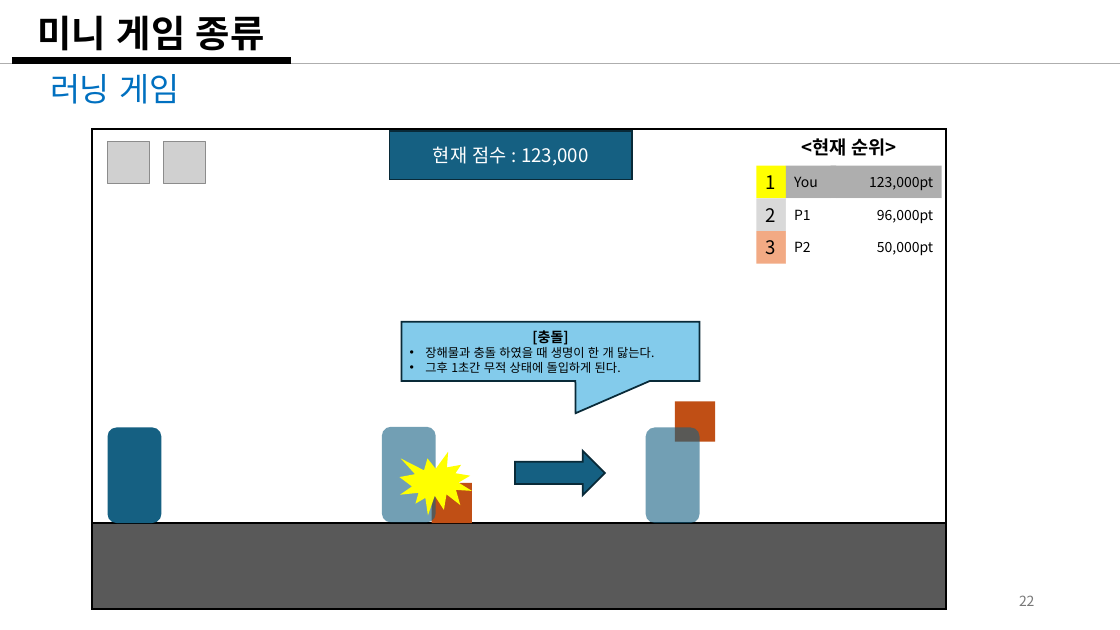
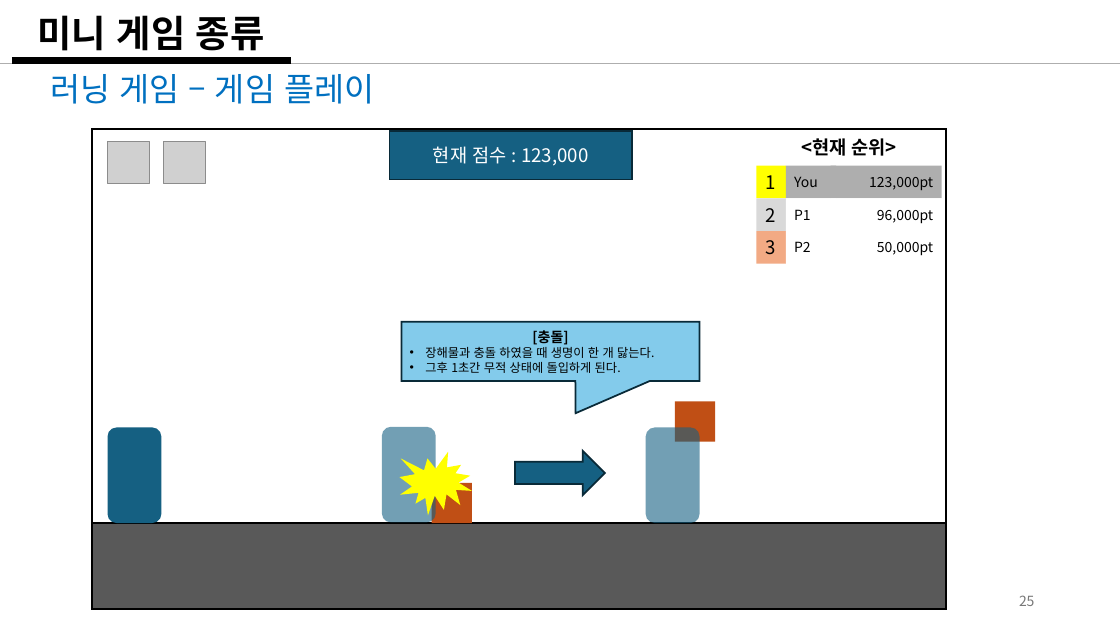
Before and after one commit to weariness00/Mandle_10Minute_Game, a slide deck: slide 25 of document/Please Leave me alone!.pptx (slide 22 before the commit). Drawn at 1120x630 pixels with LibreOffice and Linux fonts; fonts in the diff are those of the drawing; grey boxes stand for pictures. Boxes give left, top, right and bottom in pixels: in the first picture for what was removed or moved away, otherwise in the second. Text is boxed around its words. In the diff, an @@ line names an element or a change of style, - is before the commit and + after.

```diff
--- a/document/Please Leave me alone!.pptx
+++ b/document/Please Leave me alone!.pptx
@@ text at (50, 74, 374, 104): text changed @@
-러닝 게임
+러닝 게임 – 게임 플레이
@@ page number at (1019, 595, 1035, 606): text changed @@
-22
+25
```
Also in this commit, not shown: 2 other slides changed, 3 slides added, 1 other file.
